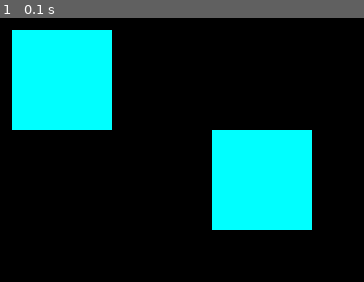
Above: before the commit, frame 1.
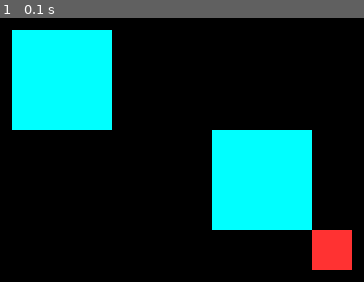
Above: after the commit, the same moment.

Repository: slalomsquid/2DShooter
Game: pygame game, started from main.py
Same seed, same stepped clock (60 frames per second), same inputs: the game is played once before the commit and once after it.
Inputs:
- Up to frame 1 (0.1 s): no input

The runs differ from the first frame. In frame 1, 1.7% of the frame differs, in the area x 85-97%, y 80-96%.

Commit message:
Created gitignore and removed pycache

Diff:
--- a/main.py
+++ b/main.py
@@ -9,15 +9,28 @@
 pygame.display.set_caption("Platformer Example")
 
 class Block():
-    def __init__(self, x, y, sx, sy):
+    def __init__(self, x, y, sx, sy, color=(0, 255, 255), texture=None):
         super().__init__()
         self.x = x
         self.y = y
         self.sx = sx
         self.sy = sy
-        self.color = (0, 255, 255)
+        self.color = color
+        self.texture = texture
+
+class Player():
+    def __init__(self, x, y, sx, sy, color=(255, 50, 50), texture=None):
+        super().__init__()
+        self.x = x
+        self.y = y
+        self.sx = sx
+        self.sy = sy
+        self.color = color
+        self.texture = texture
 
 blocks = [Block(100, 100, 50, 50), Block(200, 150, 50, 50)]
+
+player = Player(ORIGIN[0], ORIGIN[1], 20, 20)
 
 running = True
 
@@ -51,4 +64,6 @@
     for block in blocks:
         pygame.draw.rect(screen, block.color, (block.x, block.y, block.sx, block.sy))
 
+    pygame.draw.rect(screen, player.color, (player.x, player.y, player.sx, player.sy))
+
     pygame.display.flip()
